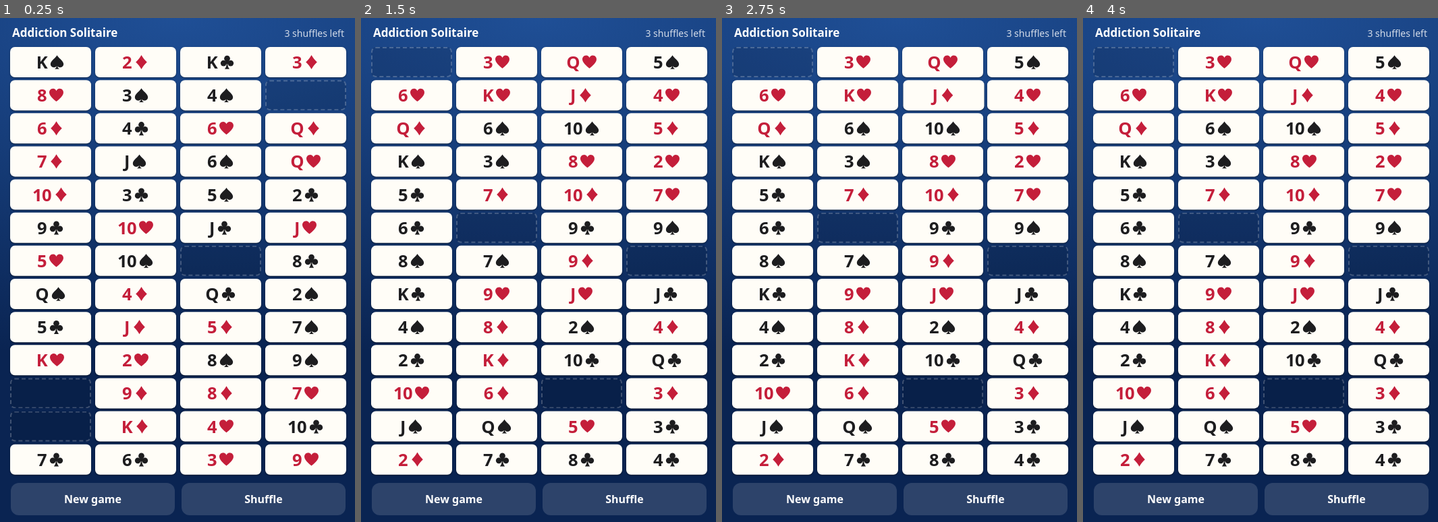
Above: before the commit, frames 1-4 (left to right).
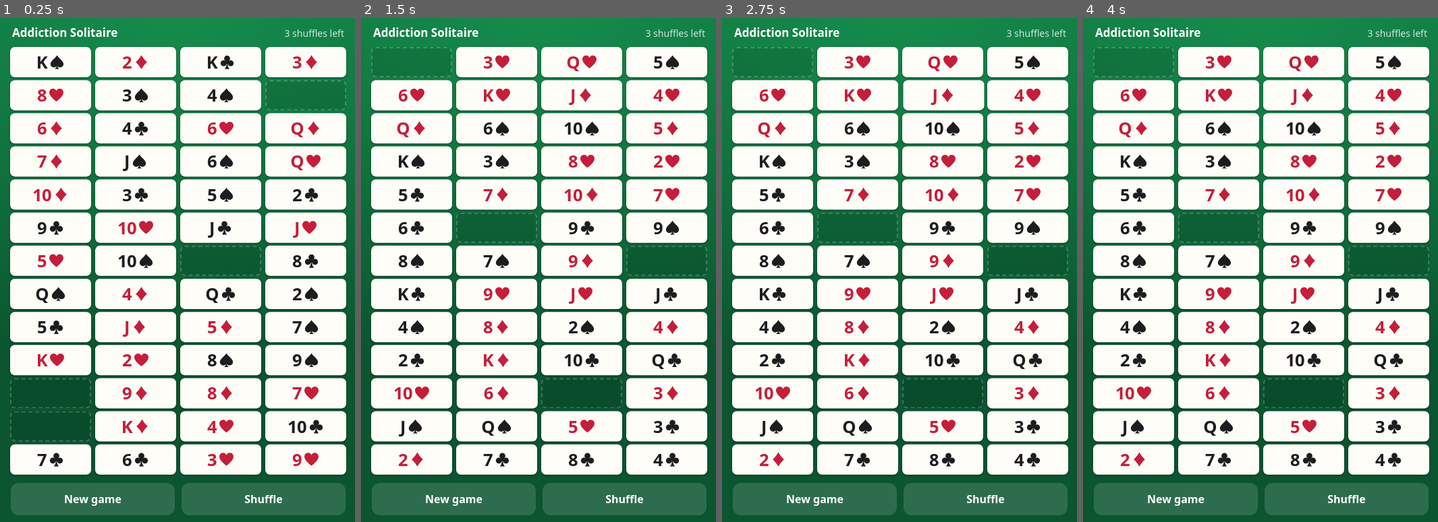
Above: after the commit, the same moments.

Repository: DomBarker99/addiction-solitaire
Game: browser game, page index.html
The game is run twice, just before and just after one commit, with the same random seed, the same clock (stepped at 60 frames per second) and the same inputs.
Inputs (mouse positions are in pixels of both pictures, inside the frame that each line leads up to):
- Up to frame 1 (0.25 s): no input
- Up to frame 2 (1.5 s): click "New game" at 0.27 s; click "6" at 1.27 s
- Up to frame 3 (2.75 s): click "7" at 1.87 s; click "J" at 2.47 s
- Up to frame 4 (4 s): click (1132, 63) at 3.07 s; click "6" at 3.67 s

The runs differ from the first frame. In frame 1, 34% of the frame differs, in the area x 0-100%, y 0-100%; in frame 2, 34%; in frame 3, 34%; in frame 4, 34%.

Commit message:
Revert "Navy background instead of green"
This reverts commit 6627d2032b239fc809bbbe89735850d8eacb31d3.

Diff:
--- a/index.html
+++ b/index.html
@@ -5,7 +5,7 @@
     <meta name="viewport" content="width=device-width, initial-scale=1, viewport-fit=cover" />
     <title>Addiction Solitaire</title>
     <meta name="description" content="Addiction Solitaire, laid out to play with the phone held upright." />
-    <meta name="theme-color" content="#0a2452" />
+    <meta name="theme-color" content="#0b5530" />
 
     <!-- Makes it installable: name, icons, full screen, portrait (see manifest.json). -->
     <link rel="manifest" href="manifest.json" />
--- a/style.css
+++ b/style.css
@@ -9,8 +9,8 @@
  */
 
 :root {
-  --felt-light: #1f4f96; /* navy felt */
-  --felt-dark: #0a2452;
+  --felt-light: #158c4c;
+  --felt-dark: #0b5530;
   --card: #fffdf7;
   --red: #c41e3a;
   --black: #1d1d1f;
@@ -286,7 +286,7 @@
   padding: 22px 20px 18px;
   border: 1px solid rgba(255, 255, 255, 0.12);
   border-radius: 18px;
-  background: #0b2a5c;
+  background: #0d3f25;
   box-shadow: 0 20px 50px rgba(0, 0, 0, 0.5);
   text-align: center;
 }
Not shown, changed: manifest.json
